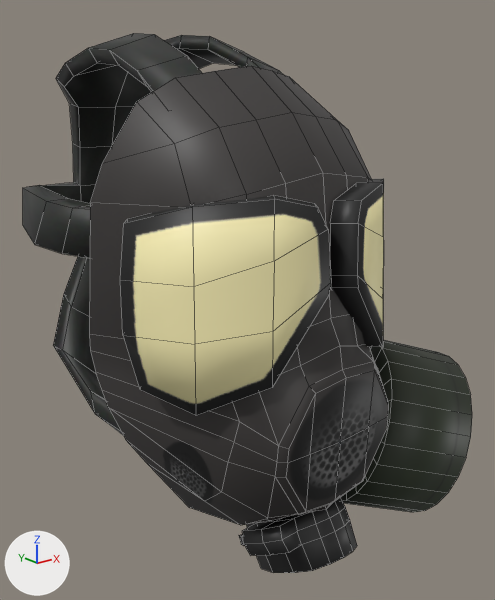
Two versions of the FBX model project/Shark and Peach's Military Uniform Improvements/contents/mods/SMUI/media/models_x/skinned/clothes/M_M40.fbx, one commit apart.
One viewpoint serves both versions: a 50 mm lens placed at (-0.0016, -0.00241, 0.00139), pointed at (0.00019, -0.00017, 0.0005). The axes (+X, +Y, +Z) are drawn at lower left. The lights are the same throughout. Mesh edges are drawn as thin lines. Where no turn or scale is listed for an object, it has been applied to the vertices. Vertices at the same position are counted once.
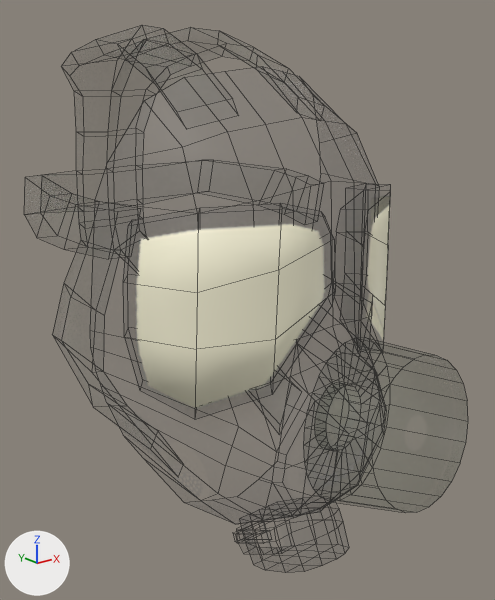
Pixel boxes (x1, y1, x2, y2) of what changed, in the pictures (495 x 600 px):
'Plane.002', surface changed, reshaped (beige to grey)
    before: (23, 33, 472, 573)
    after: (136, 195, 390, 408)

What changed in the scene script:
```text
Change img_hat_m40_png:
    img_hat_m40_png: load_image('Hat_M40.png', '../../../textures/clothes/hat/Hat_M40.png', 1024, 1024, 'sRGB') -> load_image('Hat_M40.png', '../../../textures/clothes/hat/Hat_M40.png', 1024, 1024, 'Non-Color')
Change mat_material_003:
    add n3 = _N.new('ShaderNodeTexImage'); n3.name = 'Image Texture.001'
    add n3.image = img_hat_m40_png
    where n0 = _N.new('ShaderNodeBsdfPrincipled'); n0.name = 'Principled BSDF'
    add _L.new(n3.outputs[0], n0.inputs[4])  # 'Color' to 'Alpha'
Change me_plane_052:
    where me_plane_052.from_pydata(...)  # 511 vertices, 457 faces; spans x -0.00059..0.00095, y -0.00107..0.00072, z -0.0005..0.0016
    used by ob_plane_002; location = (0.0, 0.000033, 0.0)
    me_plane_052 part 1: the whole mesh is multiplied about its middle by the matrix ((1.0, 0.003, 0.002), (-0.003, 0.999, -0.051), (-0.002, 0.051, 0.999)), then moved by (0.0, -0.00001, 0.00001)
```
